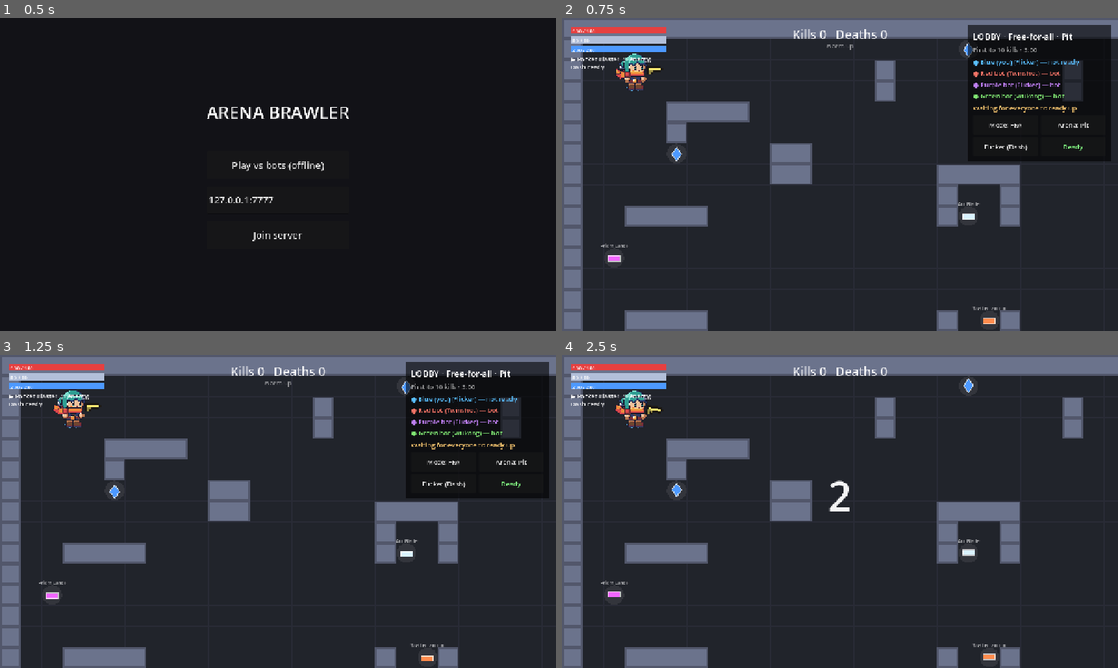
Above: before the commit, frames 1-4 (two rows, left to right).
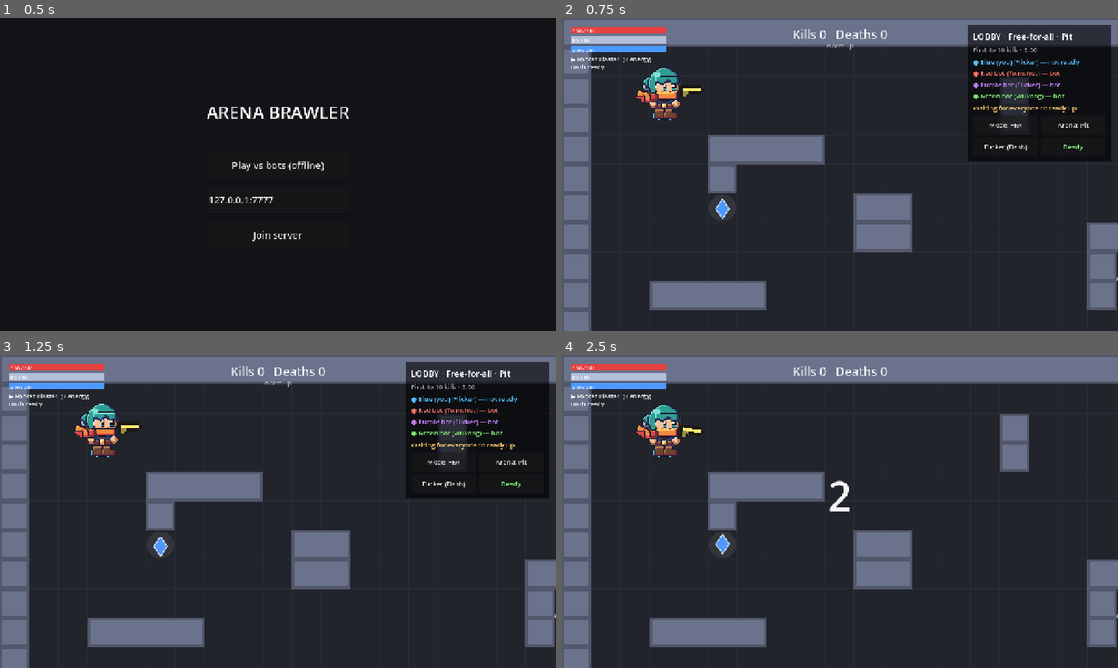
Above: after the commit, the same moments.

Repository: nathantau/arena-brawler
Game: Godot game, scene res://scenes/main.tscn
Same seed, same stepped clock (60 frames per second), same inputs: the game is played once before the commit and once after it.
Inputs (mouse positions are in pixels of both pictures, inside the frame that each line leads up to):
- Up to frame 1 (0.5 s): no input
- Up to frame 2 (0.75 s): click "Play vs bots (offline)" at 0.5 s
- Up to frame 3 (1.25 s): no input
- Up to frame 4 (2.5 s): click "Ready" at 1.25 s; tap Enter at 2 s; move the mouse to (962, 495) at 2.02 s; hold D (move_right) from 2.03 s (still down); hold J (fire_auto) from 2.03 s (still down); click (962, 495) at 2.17 s

Frame 1 is identical in both runs. In frame 2, 21% of the frame differs, in the area x 0-100%, y 6-100%; in frame 3, 21%; in frame 4, 22%.

Commit message:
Zoom camera 1.4x so characters read bigger on phones
Co-Authored-By: Claude Opus 5.5 <noreply@anthropic.com>
Claude-Session: https://claude.ai/code/session_01J8LgTLVYzThXjNSRVhWqep

Diff:
--- a/scripts/arena/arena.gd
+++ b/scripts/arena/arena.gd
@@ -264,6 +264,7 @@
 	p.is_local = true
 
 	camera = Camera2D.new()
+	camera.zoom = Vector2.ONE * Constants.CAMERA_ZOOM
 	camera.position_smoothing_enabled = true
 	camera.position_smoothing_speed = Constants.CAMERA_SMOOTHING
 	_set_camera_limits()
--- a/scripts/core/constants.gd
+++ b/scripts/core/constants.gd
@@ -82,6 +82,8 @@
 const HAPTIC_HIT_MS: int = 30
 const HAPTIC_KILL_MS: int = 60
 const HAPTIC_EXPLOSION_MS: int = 45
+## World-to-screen zoom; >1 trades arena view for bigger characters on phone screens.
+const CAMERA_ZOOM: float = 1.4
 const CAMERA_LOOKAHEAD: float = 60.0
 const CAMERA_SMOOTHING: float = 10.0
 
Not shown, changed: CLAUDE.md
